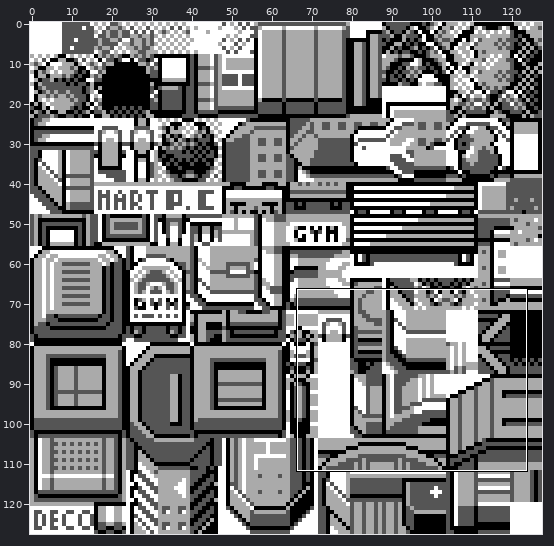
Edited in one commit: sprite sheet (gfx/tilesets/kanto_4.png). The first picture is a wide view before the edit; the outline marks the close-up.
Close-up. The starting point:
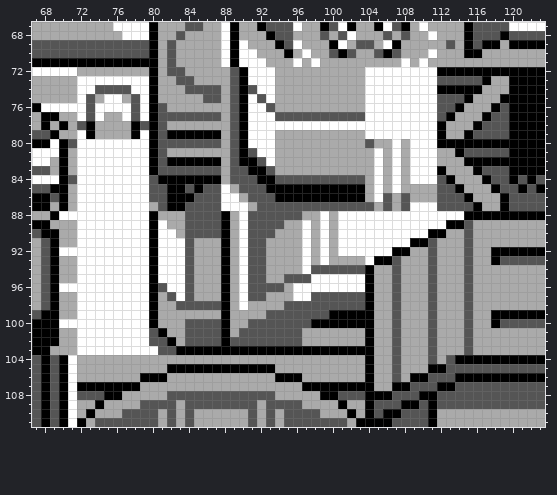
The file is 128x128 pixels. Shown: x 67..123, y 67..111.
Once edited:
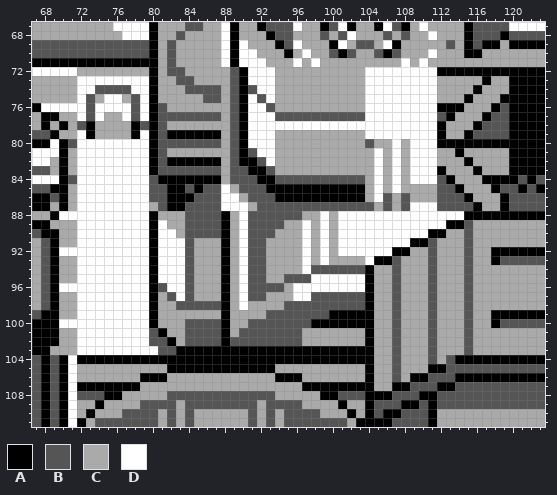
Palette (. is transparent): A #000000  B #555555  C #aaaaaa  D #ffffff
The edit:
@@ x 110..118 @@
  72 DDAAAAAAA
- 73 DDBBBBBAC
- 74 DDAAAAACC
- 75 DDBBBACCC
- 76 DDBBACCCA
+ 73 DDCCCCCAC
+ 74 DDCCCCACC
+ 75 DDCCCACCC
+ 76 DDAAACCCA
  77 DDBACCCAB
@@ x 113..121 @@
  80 AAAAAAAAA
- 81 CABBBBBAA
- 82 CCAAAAAAA
- 83 CCCABBBAA
- 84 ACCCABBAB
+ 81 CACCCCCAA
+ 82 CCACCCCAA
+ 83 CCCACCCAA
+ 84 ACCCAAAAB
  85 BACCCABBA
@@ x 70..105 @@
 103 CCDDDDDDDDDBBAAAAAAAAAAAAAAAAAAAAAAC
-104 ADCCCCCCCCCCCCCCCCCCCCCCCCCCCCCCCCAC
+104 ADAAAAAAAAAAAAAAAAAAAAAAAAAAAAAAAAAC
 105 ADCCCCCCCCCCAAAAAAAAAAAACCCCCCCCCCAC
